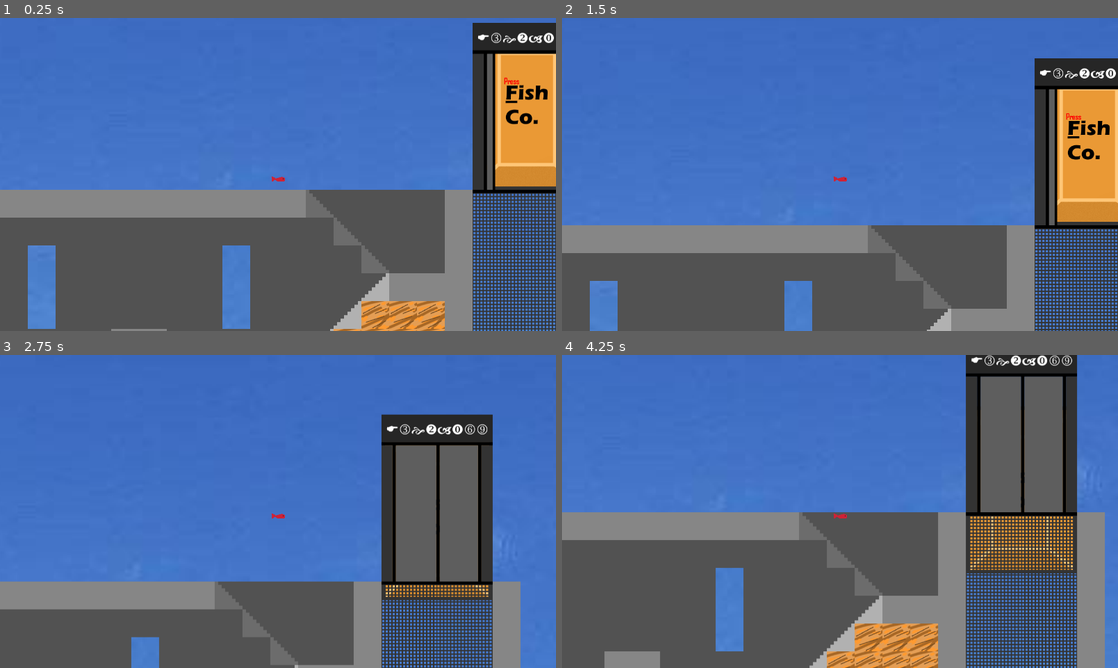
Above: before the commit, frames 1-4 (two rows, left to right).
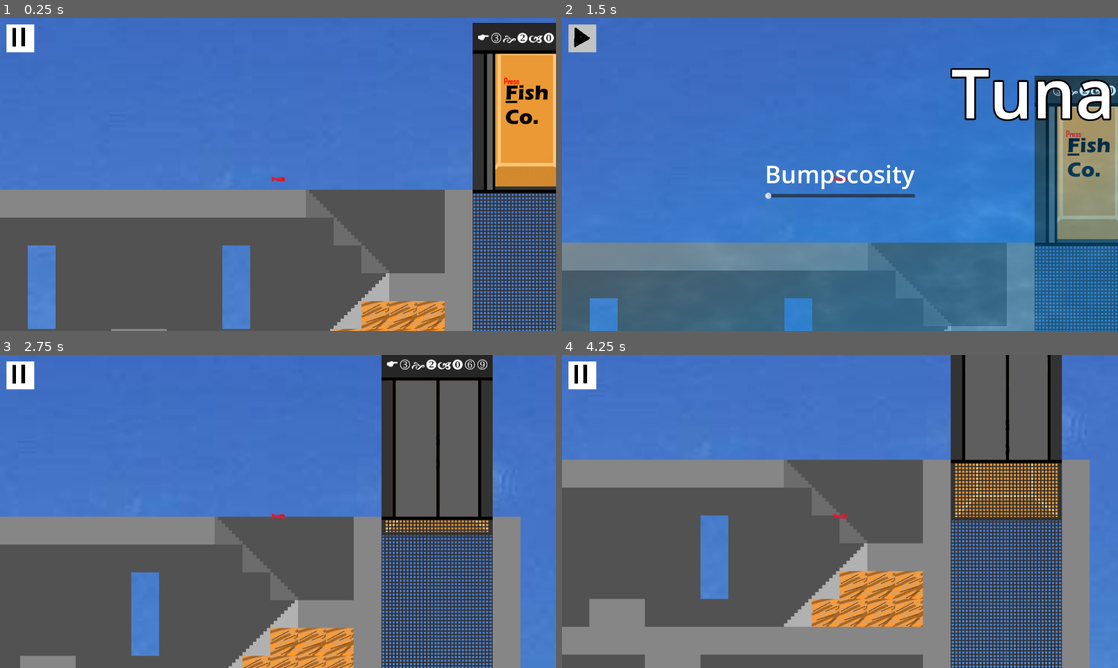
Above: after the commit, the same moments.

Repository: SweetFrontier/Fish
Game: Godot game, scene res://Scenes/Screens/godotSplashscreen.tscn
Two runs of this game, one before a commit and one after it. Both use one fixed random seed, a clock stepped at 60 frames per second and the inputs below.
Inputs (mouse positions are in pixels of both pictures, inside the frame that each line leads up to):
- Up to frame 1 (0.25 s): no input
- Up to frame 2 (1.5 s): click (584, 39) at 0.52 s; click (584, 39) at 1.27 s
- Up to frame 3 (2.75 s): tap Enter at 2 s; move the mouse to (400, 495) at 2.02 s; hold Left (ui_right) from 2.03 s (still down); hold F from 2.03 s (still down); click (400, 495) at 2.17 s
- Up to frame 4 (4.25 s): move the mouse to (728, 527) at 2.77 s; release F at 2.78 s; tap F at 2.85 s; click (728, 527) at 2.92 s; move the mouse to (895, 442) at 3.52 s; release Left (ui_right) at 3.53 s; hold Right (ui_left) from 3.53 s (still down); hold F from 3.53 s (still down); click (895, 442) at 3.67 s

The runs differ from the first frame. In frame 1, 0.5% of the frame differs, in the area x 1-7%, y 2-12%; in frame 2, 42%; in frame 3, 37%; in frame 4, 52%, in the area x 0-98%, y 0-100%.

Commit message:
added pause menu

Diff:
--- a/Scenes/Main.tscn
+++ b/Scenes/Main.tscn
@@ -1,9 +1,10 @@
-[gd_scene load_steps=5 format=3 uid="uid://lcuk5mtg1ahs"]
+[gd_scene load_steps=6 format=3 uid="uid://lcuk5mtg1ahs"]
 
 [ext_resource type="PackedScene" uid="uid://c70j06kp51u3u" path="res://Scenes/TileMaps.tscn" id="1_d6tib"]
 [ext_resource type="PackedScene" uid="uid://cveytbhngs47s" path="res://Scenes/Elevator.tscn" id="2_4pedu"]
 [ext_resource type="PackedScene" uid="uid://2vy2j7iddkmf" path="res://Scenes/fish.tscn" id="2_48kp2"]
 [ext_resource type="Texture2D" uid="uid://dym5tiye8h3sr" path="res://Art/Grate.png" id="4_bboge"]
+[ext_resource type="PackedScene" uid="uid://dk1owjnbevvvu" path="res://Scenes/Screens/pauseMenu.tscn" id="5_15g76"]
 
 [node name="Main" type="Node2D"]
 
@@ -24,3 +25,5 @@
 offset_top = -1920.0
 offset_right = 2816.0
 texture = ExtResource("4_bboge")
+
+[node name="PauseMenu" parent="." instance=ExtResource("5_15g76")]
--- /dev/null
+++ b/Scenes/Screens/pauseMenu.tscn
@@ -0,0 +1,299 @@
+[gd_scene load_steps=22 format=3 uid="uid://dk1owjnbevvvu"]
+
+[ext_resource type="Texture2D" uid="uid://c4m737jdsbojc" path="res://Art/PauseMenu/playey.png" id="1_e5wpv"]
+[ext_resource type="Script" path="res://Scripts/pauseScript.gd" id="1_o6ocf"]
+[ext_resource type="Texture2D" uid="uid://dk3n44heilt7k" path="res://Art/PauseMenu/playey - Copy - Copy.png" id="2_pyoav"]
+[ext_resource type="Texture2D" uid="uid://058k27hveynv" path="res://Art/PauseMenu/playey - Copy.png" id="3_ew0r6"]
+[ext_resource type="Shader" path="res://Scripts/pauseMenu.gdshader" id="4_w500p"]
+[ext_resource type="Texture2D" uid="uid://bvb3oc2jcb544" path="res://Art/PauseMenu/pausy.png" id="6_guba5"]
+[ext_resource type="Texture2D" uid="uid://bu2vdgu5d3x5i" path="res://Art/PauseMenu/pausy - Copy - Copy.png" id="7_thd0f"]
+[ext_resource type="Texture2D" uid="uid://camav7iyx6wn5" path="res://Art/PauseMenu/pausy - Copy.png" id="8_ftgr8"]
+
+[sub_resource type="Gradient" id="Gradient_l725x"]
+colors = PackedColorArray(1, 1, 1, 0, 1, 1, 1, 0.788235)
+
+[sub_resource type="GradientTexture2D" id="GradientTexture2D_63fl4"]
+gradient = SubResource("Gradient_l725x")
+fill_to = Vector2(0.478632, 1)
+
+[sub_resource type="FastNoiseLite" id="FastNoiseLite_y3y52"]
+noise_type = 2
+frequency = 0.019
+
+[sub_resource type="NoiseTexture2D" id="NoiseTexture2D_aofey"]
+seamless = true
+noise = SubResource("FastNoiseLite_y3y52")
+
+[sub_resource type="FastNoiseLite" id="FastNoiseLite_fcuae"]
+noise_type = 3
+frequency = 0.0241
+
+[sub_resource type="NoiseTexture2D" id="NoiseTexture2D_hdggt"]
+seamless = true
+noise = SubResource("FastNoiseLite_fcuae")
+
+[sub_resource type="ShaderMaterial" id="ShaderMaterial_khuaj"]
+shader = ExtResource("4_w500p")
+shader_parameter/spdyness = Vector2(0.1, 0.1)
+shader_parameter/spdyness2 = Vector2(0.13, -0.13)
+shader_parameter/spdyness3 = Vector2(-0.13, -0.03)
+shader_parameter/actualColor = Vector4(1, 1, 1, -0.02)
+shader_parameter/reddy = Vector4(0, 0.5, 0.8, 0.5)
+shader_parameter/texturee = SubResource("NoiseTexture2D_hdggt")
+shader_parameter/texture2 = SubResource("NoiseTexture2D_aofey")
+shader_parameter/faderTexture = SubResource("GradientTexture2D_63fl4")
+
+[sub_resource type="PlaceholderTexture2D" id="PlaceholderTexture2D_71ipr"]
+
+[sub_resource type="Animation" id="Animation_jfrou"]
+resource_name = "toPause"
+length = 0.5
+tracks/0/type = "value"
+tracks/0/imported = false
+tracks/0/enabled = true
+tracks/0/path = NodePath(".:material:shader_parameter/faderTexture:fill_from")
+tracks/0/interp = 1
+tracks/0/loop_wrap = true
+tracks/0/keys = {
+"times": PackedFloat32Array(0, 0.2, 0.4, 0.5),
+"transitions": PackedFloat32Array(2, 0.5, 1, 1),
+"update": 0,
+"values": [Vector2(0.564, 0.846), Vector2(0.282, 0.423), Vector2(-0.1, -0.05), Vector2(0, 0)]
+}
+tracks/1/type = "value"
+tracks/1/imported = false
+tracks/1/enabled = true
+tracks/1/path = NodePath(".:material:shader_parameter/actualColor")
+tracks/1/interp = 1
+tracks/1/loop_wrap = true
+tracks/1/keys = {
+"times": PackedFloat32Array(0, 0.4),
+"transitions": PackedFloat32Array(0.5, 1),
+"update": 0,
+"values": [Vector4(1, 1, 1, -0.4), Vector4(1, 1, 1, 0.5)]
+}
+tracks/2/type = "value"
+tracks/2/imported = false
+tracks/2/enabled = true
+tracks/2/path = NodePath("Label:position")
+tracks/2/interp = 1
+tracks/2/loop_wrap = true
+tracks/2/keys = {
+"times": PackedFloat32Array(0, 0.3, 0.4),
+"transitions": PackedFloat32Array(0.5, 1, 1),
+"update": 0,
+"values": [Vector2(1285, 64), Vector2(18, 64), Vector2(25, 64)]
+}
+tracks/3/type = "value"
+tracks/3/imported = false
+tracks/3/enabled = true
+tracks/3/path = NodePath("VBoxContainer:position")
+tracks/3/interp = 1
+tracks/3/loop_wrap = true
+tracks/3/keys = {
+"times": PackedFloat32Array(0, 0.4, 0.5),
+"transitions": PackedFloat32Array(0.4, 1, 1),
+"update": 0,
+"values": [Vector2(467, 750), Vector2(467, 300), Vector2(467, 320)]
+}
+
+[sub_resource type="Animation" id="Animation_wdmd8"]
+length = 0.001
+tracks/0/type = "value"
+tracks/0/imported = false
+tracks/0/enabled = true
+tracks/0/path = NodePath(".:material:shader_parameter/faderTexture:fill_from")
+tracks/0/interp = 1
+tracks/0/loop_wrap = true
+tracks/0/keys = {
+"times": PackedFloat32Array(0),
+"transitions": PackedFloat32Array(1),
+"update": 0,
+"values": [Vector2(0, 0)]
+}
+tracks/1/type = "value"
+tracks/1/imported = false
+tracks/1/enabled = true
+tracks/1/path = NodePath(".:material:shader_parameter/actualColor")
+tracks/1/interp = 1
+tracks/1/loop_wrap = true
+tracks/1/keys = {
+"times": PackedFloat32Array(0),
+"transitions": PackedFloat32Array(1),
+"update": 1,
+"values": [Vector4(1, 1, 1, -0.02)]
+}
+
+[sub_resource type="Animation" id="Animation_stp5m"]
+resource_name = "out"
+length = 0.3
+tracks/0/type = "value"
+tracks/0/imported = false
+tracks/0/enabled = true
+tracks/0/path = NodePath(".:material:shader_parameter/faderTexture:fill_from")
+tracks/0/interp = 1
+tracks/0/loop_wrap = true
+tracks/0/keys = {
+"times": PackedFloat32Array(0, 0.3),
+"transitions": PackedFloat32Array(1, 1),
+"update": 0,
+"values": [Vector2(0, 0), Vector2(0, 1)]
+}
+tracks/1/type = "value"
+tracks/1/imported = false
+tracks/1/enabled = true
+tracks/1/path = NodePath(".:material:shader_parameter/actualColor")
+tracks/1/interp = 1
+tracks/1/loop_wrap = true
+tracks/1/keys = {
+"times": PackedFloat32Array(0, 0.3),
+"transitions": PackedFloat32Array(1, 1),
+"update": 0,
+"values": [Vector4(1, 1, 1, 0.5), Vector4(1, 1, 1, -0.6)]
+}
+tracks/2/type = "value"
+tracks/2/imported = false
+tracks/2/enabled = true
+tracks/2/path = NodePath("Label:position")
+tracks/2/interp = 1
+tracks/2/loop_wrap = true
+tracks/2/keys = {
+"times": PackedFloat32Array(0, 0.3),
+"transitions": PackedFloat32Array(0.5, 1),
+"update": 0,
+"values": [Vector2(25, 64), Vector2(1285, 64)]
+}
+
+[sub_resource type="Animation" id="Animation_uk71r"]
+resource_name = "Starter"
+length = 0.1
+tracks/0/type = "value"
+tracks/0/imported = false
+tracks/0/enabled = true
+tracks/0/path = NodePath(".:visible")
+tracks/0/interp = 1
+tracks/0/loop_wrap = true
+tracks/0/keys = {
+"times": PackedFloat32Array(0, 0.1),
+"transitions": PackedFloat32Array(1, 1),
+"update": 1,
+"values": [true, false]
+}
+tracks/1/type = "value"
+tracks/1/imported = false
+tracks/1/enabled = true
+tracks/1/path = NodePath("../LoadingShader:visible")
+tracks/1/interp = 1
+tracks/1/loop_wrap = true
+tracks/1/keys = {
+"times": PackedFloat32Array(0, 0.1),
+"transitions": PackedFloat32Array(1, 1),
+"update": 1,
+"values": [true, false]
+}
+
+[sub_resource type="AnimationLibrary" id="AnimationLibrary_q38yo"]
+_data = {
+"RESET": SubResource("Animation_wdmd8"),
+"Starter": SubResource("Animation_uk71r"),
+"out": SubResource("Animation_stp5m"),
+"toPause": SubResource("Animation_jfrou")
+}
+
+[node name="PauseMenu" type="CanvasLayer" node_paths=PackedStringArray("PauseyArea", "AnimatPlayr")]
+process_mode = 3
+script = ExtResource("1_o6ocf")
+PauseyArea = NodePath("TextureRect")
+AnimatPlayr = NodePath("TextureRect/AnimationPlayer")
+
+[node name="PauseButton" type="TextureButton" parent="."]
+z_index = -2
+offset_left = 15.0
+offset_top = 15.0
+offset_right = 79.0
+offset_bottom = 79.0
+focus_mode = 0
+mouse_default_cursor_shape = 2
+texture_normal = ExtResource("1_e5wpv")
+texture_pressed = ExtResource("2_pyoav")
+texture_hover = ExtResource("3_ew0r6")
+texture_disabled = ExtResource("1_e5wpv")
+texture_focused = ExtResource("1_e5wpv")
+
+[node name="TextureRect" type="TextureRect" parent="."]
+z_index = -1
+material = SubResource("ShaderMaterial_khuaj")
+anchors_preset = 15
+anchor_right = 1.0
+anchor_bottom = 1.0
+grow_horizontal = 2
+grow_vertical = 2
+mouse_filter = 2
+texture = SubResource("PlaceholderTexture2D_71ipr")
+
+[node name="Label" type="Label" parent="TextureRect"]
+offset_left = 25.0
+offset_top = 64.0
+offset_right = 1069.0
+offset_bottom = 277.0
+theme_override_colors/font_outline_color = Color(0, 0, 0, 1)
+theme_override_constants/outline_size = 16
+theme_override_font_sizes/font_size = 156
+text = "Tuna Timeout"
+
+[node name="PlayButton" type="TextureButton" parent="TextureRect"]
+offset_left = 15.0
+offset_top = 15.0
+offset_right = 79.0
+offset_bottom = 79.0
+focus_mode = 0
+mouse_default_cursor_shape = 2
+texture_normal = ExtResource("6_guba5")
+texture_pressed = ExtResource("7_thd0f")
+texture_hover = ExtResource("8_ftgr8")
+texture_disabled = ExtResource("6_guba5")
+texture_focused = ExtResource("6_guba5")
+
+[node name="VBoxContainer" type="VBoxContainer" parent="TextureRect"]
+layout_mode = 1
+anchors_preset = 8
+anchor_left = 0.5
+anchor_top = 0.5
+anchor_right = 0.5
+anchor_bottom = 0.5
+offset_left = -173.0
+offset_top = -40.0
+offset_right = 173.0
+offset_bottom = 37.0
+grow_horizontal = 2
+grow_vertical = 2
+
+[node name="Bumpscosity" type="Label" parent="TextureRect/VBoxContainer"]
+layout_mode = 2
+theme_override_font_sizes/font_size = 56
+text = "Bumpscosity"
+
+[node name="HSlider" type="HSlider" parent="TextureRect/VBoxContainer/Bumpscosity"]
+layout_mode = 2
+offset_top = 81.0
+offset_right = 346.0
+offset_bottom = 97.0
+max_value = 7.0
+
+[node name="AnimationPlayer" type="AnimationPlayer" parent="TextureRect"]
+libraries = {
+"": SubResource("AnimationLibrary_q38yo")
+}
+autoplay = "Starter"
+
+[node name="LoadingShader" type="ColorRect" parent="."]
+visible = false
+anchors_preset = 15
+anchor_right = 1.0
+anchor_bottom = 1.0
+grow_horizontal = 2
+grow_vertical = 2
+color = Color(0, 0, 0, 1)
+
+[connection signal="pressed" from="PauseButton" to="." method="_on_pause_button_pressed"]
+[connection signal="pressed" from="TextureRect/PlayButton" to="." method="_on_pause_button_pressed"]
--- /dev/null
+++ b/Scripts/pauseMenu.gdshader
@@ -0,0 +1,14 @@
+shader_type canvas_item;
+
+uniform sampler2D texturee : repeat_enable;
+uniform sampler2D texture2 : repeat_enable;
+uniform vec2 spdyness;
+uniform vec2 spdyness2;
+uniform vec2 spdyness3;
+uniform vec4 actualColor;
+uniform vec4 reddy = vec4(1,0,0,1);
+uniform sampler2D faderTexture;
+
+void fragment() {
+	COLOR = texture(faderTexture, UV)*(reddy + texture(texturee, UV+TIME*spdyness) * texture(texture2, UV+TIME*spdyness2)* texture(texture2, UV+TIME*spdyness3)* texture(texturee, (UV*vec2(.4,.4))+TIME*spdyness3)*actualColor);
+}
--- /dev/null
+++ b/Scripts/pauseScript.gd
@@ -0,0 +1,29 @@
+extends CanvasLayer
+
+@export var PauseyArea : TextureRect
+@export var AnimatPlayr : AnimationPlayer
+
+var loadingStateChange : bool = false
+
+# Called when the node enters the scene tree for the first time.
+func _ready():
+	pass
+
+
+# Called every frame. 'delta' is the elapsed time since the previous frame.
+func _process(delta):
+	pass
+
+func _on_pause_button_pressed():
+	if (!loadingStateChange):
+		loadingStateChange = true
+		if (!get_tree().paused):
+			get_tree().paused = true
+			PauseyArea.visible = true
+			AnimatPlayr.play("toPause")
+		else:
+			AnimatPlayr.play("out")
+			await AnimatPlayr.animation_finished
+			get_tree().paused = false
+			PauseyArea.visible = false
+		loadingStateChange = false
Binary file added: Art/PauseMenu/pausy - Copy - Copy.png
Not shown, added: Art/PauseMenu/pausy - Copy - Copy.png.import
Binary file added: Art/PauseMenu/pausy - Copy.png
Not shown, added: Art/PauseMenu/pausy - Copy.png.import
Binary file added: Art/PauseMenu/pausy.png
Not shown, added: Art/PauseMenu/pausy.png.import
Binary file added: Art/PauseMenu/playey - Copy - Copy.png
Not shown, added: Art/PauseMenu/playey - Copy - Copy.png.import
Binary file added: Art/PauseMenu/playey - Copy.png
Not shown, added: Art/PauseMenu/playey - Copy.png.import
Binary file added: Art/PauseMenu/playey.png
Not shown, added: Art/PauseMenu/playey.png.import
(and 2 more such lines)
